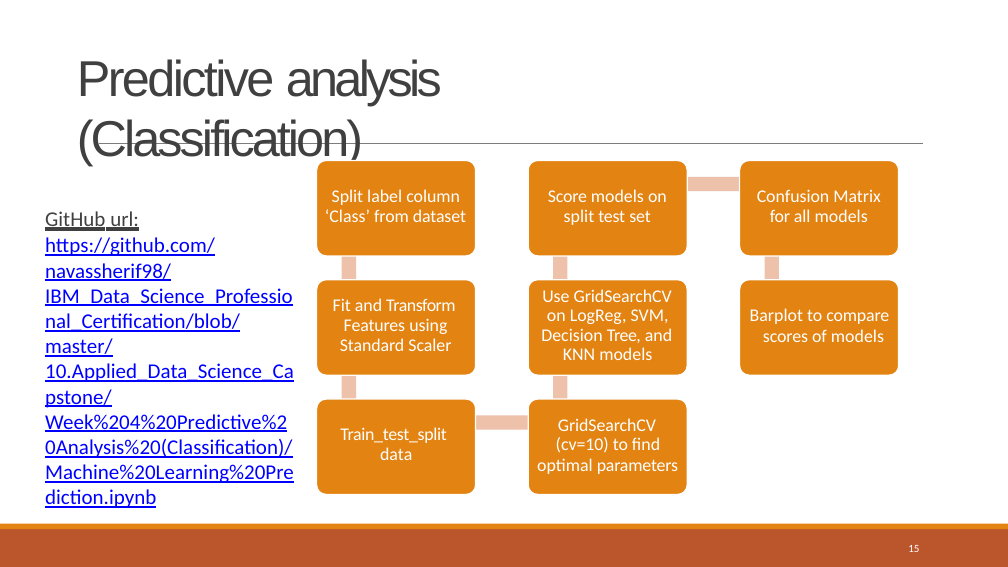
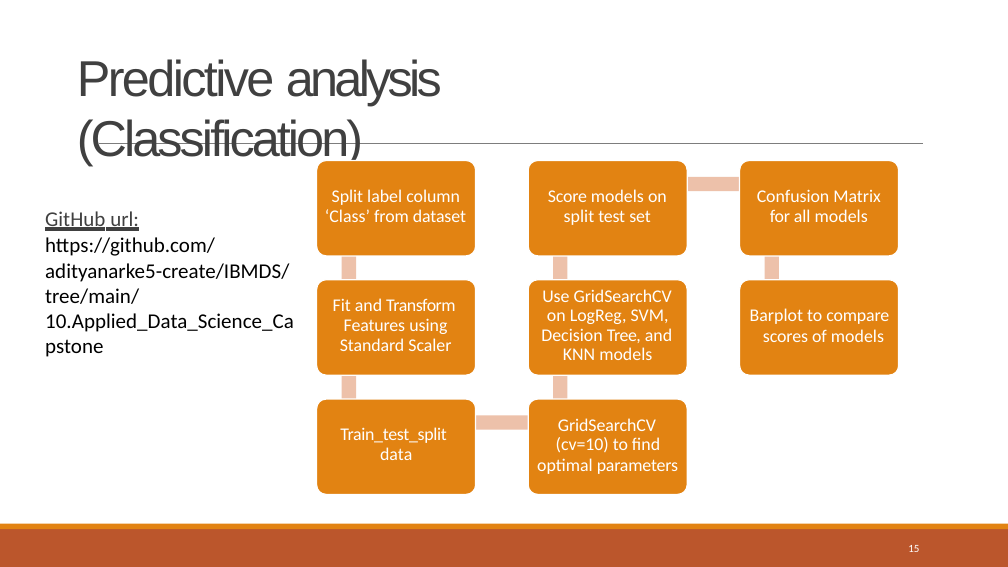
Before and after one commit to adityanarke5-create/IBMDS, a slide deck: slide 15 of 10.Applied_Data_Science_Capstone/Week 5 Present Your Data-Driven Insights/Data Science Journey.pptx. Drawn at 1008x567 pixels with LibreOffice and Linux fonts; fonts in the diff are those of the drawing. Boxes give left, top, right and bottom in pixels: in the first picture for what was removed or moved away, otherwise in the second. Text is boxed around its words. In the diff, an @@ line names an element or a change of style, - is before the commit and + after.

Commit message:
Modified ppt doc in 10

```diff
--- a/10.Applied_Data_Science_Capstone/Week 5 Present Your Data-Driven Insights/Data Science Journey.pptx
+++ b/10.Applied_Data_Science_Capstone/Week 5 Present Your Data-Driven Insights/Data Science Journey.pptx
@@ text at bbox=[45, 237, 294, 332]: text changed; text colour #0000FF to #000000 @@
-https://github.com/navassherif98/IBM_Data_Science_Professional_Certification/blob/master/10.Applied_Data_Science_Capstone/Week%204%20Predictive%20Analysis%20(Classification)/Machine%20Learning%20Prediction.ipynb
+https://github.com/adityanarke5-create/IBMDS/tree/main/10.Applied_Data_Science_Capstone
```
Also in this commit, not shown: 9 other slides changed.
